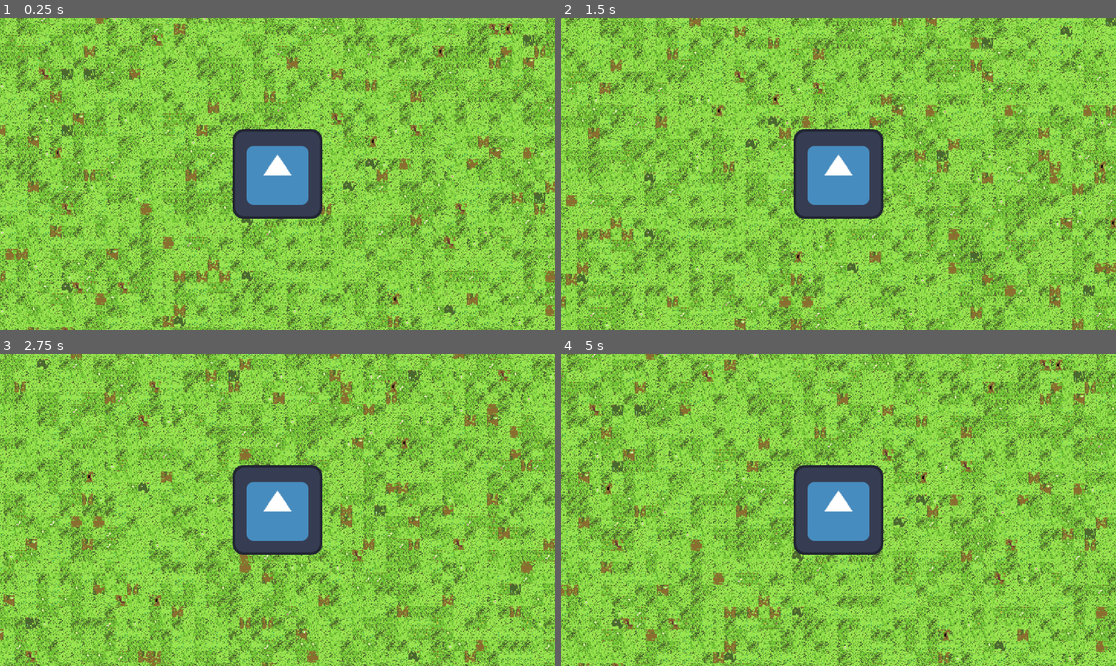
Above: before the commit, frames 1-4 (two rows, left to right).
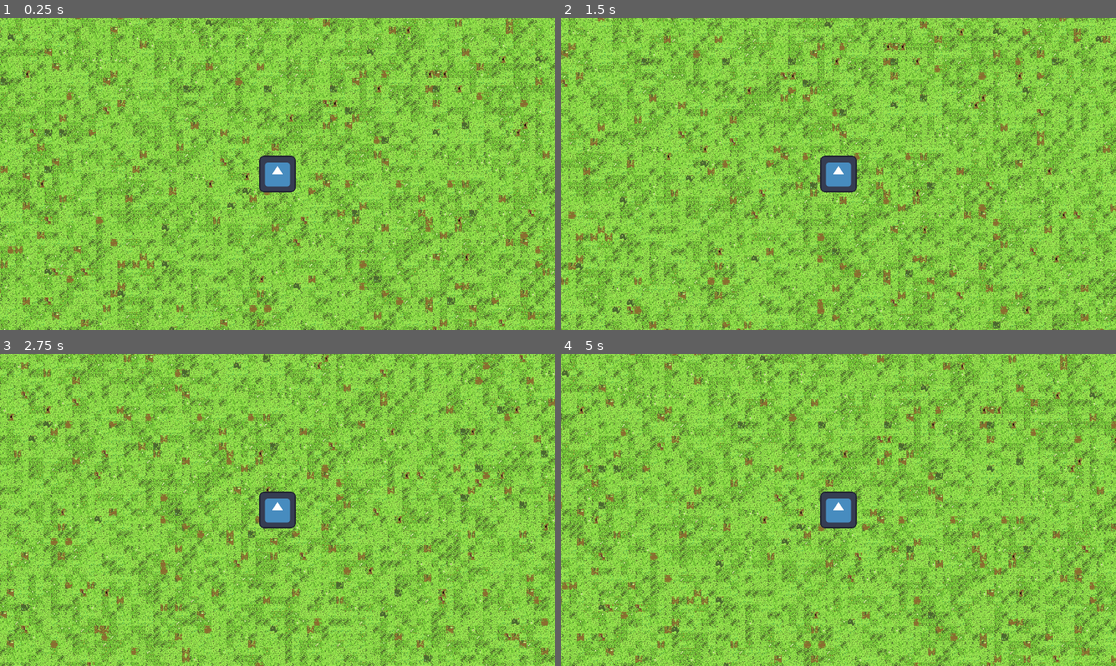
Above: after the commit, the same moments.

Repository: btalbert11/SurvivorGame
Game: Godot game, scene res://scenes/game.tscn
Same seed, same stepped clock (60 frames per second), same inputs: the game is played once before the commit and once after it. The engine's default icon, where the game draws it, is replaced by a stand-in: a white triangle on a blue panel in a dark square.
Inputs:
- Up to frame 1 (0.25 s): no input
- Up to frame 2 (1.5 s): tap Enter at 0.5 s; hold D (move_right) 0.53-1.28 s; hold S (move_down) from 1.28 s (still down)
- Up to frame 3 (2.75 s): release S (move_down) at 2.03 s; hold D (move_right) from 2.03 s (still down)
- Up to frame 4 (5 s): release D (move_right) at 2.78 s; hold W (move_up) 2.78-3.53 s; hold A (move_left) from 3.53 s (still down)

The runs differ from the first frame. In frame 1, 65% of the frame differs, in the area x 0-100%, y 0-100%; in frame 2, 65%; in frame 3, 65%; in frame 4, 65%.

Commit message:
Added reapted tilemap background

Diff:
--- a/scenes/game.tscn
+++ b/scenes/game.tscn
@@ -1,16 +1,16 @@
 [gd_scene load_steps=4 format=3 uid="uid://tp66n20xr846"]
 
-[ext_resource type="PackedScene" uid="uid://ch3veo7hdtlb6" path="res://scenes/grass_level.tscn" id="1_efuu8"]
+[ext_resource type="PackedScene" uid="uid://fyp7ogl4vcae" path="res://scenes/map_controller.tscn" id="1_345sd"]
 [ext_resource type="PackedScene" uid="uid://dx4tx584t45eu" path="res://scenes/player.tscn" id="2_w6apd"]
 [ext_resource type="Script" path="res://scripts/MainCamera.gd" id="3_45xlr"]
 
 [node name="Game" type="Node2D"]
 
-[node name="GrassLevel" parent="." instance=ExtResource("1_efuu8")]
+[node name="MapController" parent="." instance=ExtResource("1_345sd")]
 
 [node name="Player" parent="." instance=ExtResource("2_w6apd")]
-position = Vector2(787, 502)
+position = Vector2(2621, 450)
 
 [node name="MainCamera" type="Camera2D" parent="Player"]
-zoom = Vector2(1.46, 1.46)
+zoom = Vector2(0.95, 0.95)
 script = ExtResource("3_45xlr")
--- /dev/null
+++ b/scenes/map_controller.tscn
@@ -0,0 +1,203 @@
+[gd_scene load_steps=7 format=3 uid="uid://fyp7ogl4vcae"]
+
+[ext_resource type="Script" path="res://scripts/MapController.gd" id="1_prmr2"]
+[ext_resource type="PackedScene" uid="uid://ch3veo7hdtlb6" path="res://scenes/grass_level.tscn" id="2_usjqn"]
+
+[sub_resource type="RectangleShape2D" id="RectangleShape2D_lifld"]
+size = Vector2(26, 3090)
+
+[sub_resource type="RectangleShape2D" id="RectangleShape2D_28hay"]
+size = Vector2(4897, 34)
+
+[sub_resource type="RectangleShape2D" id="RectangleShape2D_dy7uk"]
+size = Vector2(28, 3091)
+
+[sub_resource type="RectangleShape2D" id="RectangleShape2D_7h3sc"]
+size = Vector2(4865, 20)
+
+[node name="MapController" type="Node2D"]
+script = ExtResource("1_prmr2")
+
+[node name="Center" type="Node2D" parent="."]
+metadata/_edit_group_ = true
+
+[node name="GrassLevel" parent="Center" instance=ExtResource("2_usjqn")]
+
+[node name="Right" type="Node2D" parent="."]
+position = Vector2(1632, 0)
+metadata/_edit_group_ = true
+
+[node name="GrassLevel" parent="Right" instance=ExtResource("2_usjqn")]
+
+[node name="Left" type="Node2D" parent="."]
+position = Vector2(-1632, 0)
+metadata/_edit_group_ = true
+
+[node name="GrassLevel" parent="Left" instance=ExtResource("2_usjqn")]
+
+[node name="Top" type="Node2D" parent="."]
+position = Vector2(0, -1024)
+metadata/_edit_group_ = true
+
+[node name="GrassLevel" parent="Top" instance=ExtResource("2_usjqn")]
+
+[node name="Bottom" type="Node2D" parent="."]
+position = Vector2(0, 1024)
+metadata/_edit_group_ = true
+
+[node name="GrassLevel" parent="Bottom" instance=ExtResource("2_usjqn")]
+
+[node name="BottomRight" type="Node2D" parent="."]
+position = Vector2(1632, 1024)
+metadata/_edit_group_ = true
+
+[node name="GrassLevel" parent="BottomRight" instance=ExtResource("2_usjqn")]
+
+[node name="TopRight" type="Node2D" parent="."]
+position = Vector2(1632, -1024)
+metadata/_edit_group_ = true
+
+[node name="GrassLevel" parent="TopRight" instance=ExtResource("2_usjqn")]
+
+[node name="TopLeft" type="Node2D" parent="."]
+position = Vector2(-1632, -1024)
+metadata/_edit_group_ = true
+
+[node name="GrassLevel" parent="TopLeft" instance=ExtResource("2_usjqn")]
+
+[node name="BottomLeft" type="Node2D" parent="."]
+position = Vector2(-1632, 1024)
+metadata/_edit_group_ = true
+
+[node name="GrassLevel" parent="BottomLeft" instance=ExtResource("2_usjqn")]
+
+[node name="RightTrigger" type="Area2D" parent="."]
+position = Vector2(3232, 25)
+metadata/_edit_group_ = true
+
+[node name="CollisionShape2D" type="CollisionShape2D" parent="RightTrigger"]
+position = Vector2(3, 487)
+shape = SubResource("RectangleShape2D_lifld")
+
+[node name="Right2" type="Node2D" parent="."]
+position = Vector2(3264, 0)
+metadata/_edit_group_ = true
+
+[node name="GrassLevel" parent="Right2" instance=ExtResource("2_usjqn")]
+
+[node name="BottomRight2" type="Node2D" parent="."]
+position = Vector2(3264, 1024)
+metadata/_edit_group_ = true
+
+[node name="GrassLevel" parent="BottomRight2" instance=ExtResource("2_usjqn")]
+
+[node name="TopRight2" type="Node2D" parent="."]
+position = Vector2(3264, -1024)
+metadata/_edit_group_ = true
+
+[node name="GrassLevel" parent="TopRight2" instance=ExtResource("2_usjqn")]
+
+[node name="Top2" type="Node2D" parent="."]
+position = Vector2(0, -2048)
+metadata/_edit_group_ = true
+
+[node name="GrassLevel" parent="Top2" instance=ExtResource("2_usjqn")]
+
+[node name="TopRight3" type="Node2D" parent="."]
+position = Vector2(1632, -2048)
+metadata/_edit_group_ = true
+
+[node name="GrassLevel" parent="TopRight3" instance=ExtResource("2_usjqn")]
+
+[node name="TopLeft2" type="Node2D" parent="."]
+position = Vector2(-1632, -2048)
+metadata/_edit_group_ = true
+
+[node name="GrassLevel" parent="TopLeft2" instance=ExtResource("2_usjqn")]
+
+[node name="TopTrigger" type="Area2D" parent="."]
+position = Vector2(698, -2018)
+metadata/_edit_group_ = true
+
+[node name="CollisionShape2D" type="CollisionShape2D" parent="TopTrigger"]
+position = Vector2(103.5, 1007)
+shape = SubResource("RectangleShape2D_28hay")
+
+[node name="LeftTrigger" type="Area2D" parent="."]
+position = Vector2(-1618, 321)
+
+[node name="CollisionShape2D" type="CollisionShape2D" parent="LeftTrigger"]
+position = Vector2(-4, 191.5)
+shape = SubResource("RectangleShape2D_dy7uk")
+
+[node name="BottomTrigger" type="Area2D" parent="."]
+position = Vector2(781, 2041)
+
+[node name="CollisionShape2D" type="CollisionShape2D" parent="BottomTrigger"]
+position = Vector2(30.5, 0)
+shape = SubResource("RectangleShape2D_7h3sc")
+
+[node name="Left2" type="Node2D" parent="."]
+position = Vector2(-3264, 0)
+metadata/_edit_group_ = true
+
+[node name="GrassLevel" parent="Left2" instance=ExtResource("2_usjqn")]
+
+[node name="TopLeft3" type="Node2D" parent="."]
+position = Vector2(-3264, -1024)
+metadata/_edit_group_ = true
+
+[node name="GrassLevel" parent="TopLeft3" instance=ExtResource("2_usjqn")]
+
+[node name="BottomLeft2" type="Node2D" parent="."]
+position = Vector2(-3264, 1024)
+metadata/_edit_group_ = true
+
+[node name="GrassLevel" parent="BottomLeft2" instance=ExtResource("2_usjqn")]
+
+[node name="Bottom2" type="Node2D" parent="."]
+position = Vector2(0, 2048)
+metadata/_edit_group_ = true
+
+[node name="GrassLevel" parent="Bottom2" instance=ExtResource("2_usjqn")]
+
+[node name="BottomRight3" type="Node2D" parent="."]
+position = Vector2(1632, 2048)
+metadata/_edit_group_ = true
+
+[node name="GrassLevel" parent="BottomRight3" instance=ExtResource("2_usjqn")]
+
+[node name="BottomLeft3" type="Node2D" parent="."]
+position = Vector2(-1632, 2048)
+metadata/_edit_group_ = true
+
+[node name="GrassLevel" parent="BottomLeft3" instance=ExtResource("2_usjqn")]
+
+[node name="TopLeft4" type="Node2D" parent="."]
+position = Vector2(-3264, -2048)
+metadata/_edit_group_ = true
+
+[node name="GrassLevel" parent="TopLeft4" instance=ExtResource("2_usjqn")]
+
+[node name="BottomLeft4" type="Node2D" parent="."]
+position = Vector2(-3264, 2048)
+metadata/_edit_group_ = true
+
+[node name="GrassLevel" parent="BottomLeft4" instance=ExtResource("2_usjqn")]
+
+[node name="BottomRight4" type="Node2D" parent="."]
+position = Vector2(3264, 2048)
+metadata/_edit_group_ = true
+
+[node name="GrassLevel" parent="BottomRight4" instance=ExtResource("2_usjqn")]
+
+[node name="TopRight4" type="Node2D" parent="."]
+position = Vector2(3264, -2048)
+metadata/_edit_group_ = true
+
+[node name="GrassLevel" parent="TopRight4" instance=ExtResource("2_usjqn")]
+
+[connection signal="body_entered" from="RightTrigger" to="." method="_on_right_trigger_body_entered"]
+[connection signal="body_entered" from="TopTrigger" to="." method="_on_top_trigger_body_entered"]
+[connection signal="body_entered" from="LeftTrigger" to="." method="_on_left_trigger_body_entered"]
+[connection signal="body_entered" from="BottomTrigger" to="." method="_on_bottom_trigger_body_entered"]
--- a/scenes/player.tscn
+++ b/scenes/player.tscn
@@ -17,7 +17,8 @@
 [sub_resource type="RectangleShape2D" id="RectangleShape2D_e3vfk"]
 size = Vector2(119, 118)
 
-[node name="Player" type="CharacterBody2D"]
+[node name="Player" type="CharacterBody2D" groups=["Player"]]
+scale = Vector2(0.62, 0.62)
 script = ExtResource("1_p6q2s")
 
 [node name="AnimatedSprite2D" type="AnimatedSprite2D" parent="."]
--- /dev/null
+++ b/scripts/MapController.gd
@@ -0,0 +1,42 @@
+extends Node2D
+
+
+# Called when the node enters the scene tree for the first time.
+func _ready():
+	pass # Replace with function body.
+
+
+# Called every frame. 'delta' is the elapsed time since the previous frame.
+func _process(delta):
+	pass
+
+
+func move_map(side):
+	match side:
+		"Right":
+			position.x += 1632
+		"Top":
+			position.y -= 1024
+		"Left":
+			position.x -= 1632
+		"Bottom":
+			position.y += 1024
+
+func _on_right_trigger_body_entered(body):
+	if body.is_in_group("Player"):
+		move_map("Right")
+
+
+func _on_top_trigger_body_entered(body):
+	if body.is_in_group("Player"):
+		move_map("Top")
+
+
+func _on_left_trigger_body_entered(body):
+	if body.is_in_group("Player"):
+		move_map("Left")
+
+
+func _on_bottom_trigger_body_entered(body):
+	if body.is_in_group("Player"):
+		move_map("Bottom")
--- a/scripts/player.gd
+++ b/scripts/player.gd
@@ -1,8 +1,7 @@
 extends CharacterBody2D
 
 
-const SPEED = 300.0
-const JUMP_VELOCITY = -400.0
+@export var SPEED: float = 300.0
 
 # Get the gravity from the project settings to be synced with RigidBody nodes.
 var gravity = ProjectSettings.get_setting("physics/2d/default_gravity")
Not shown, added: scenes/mapD4A3.tmp
